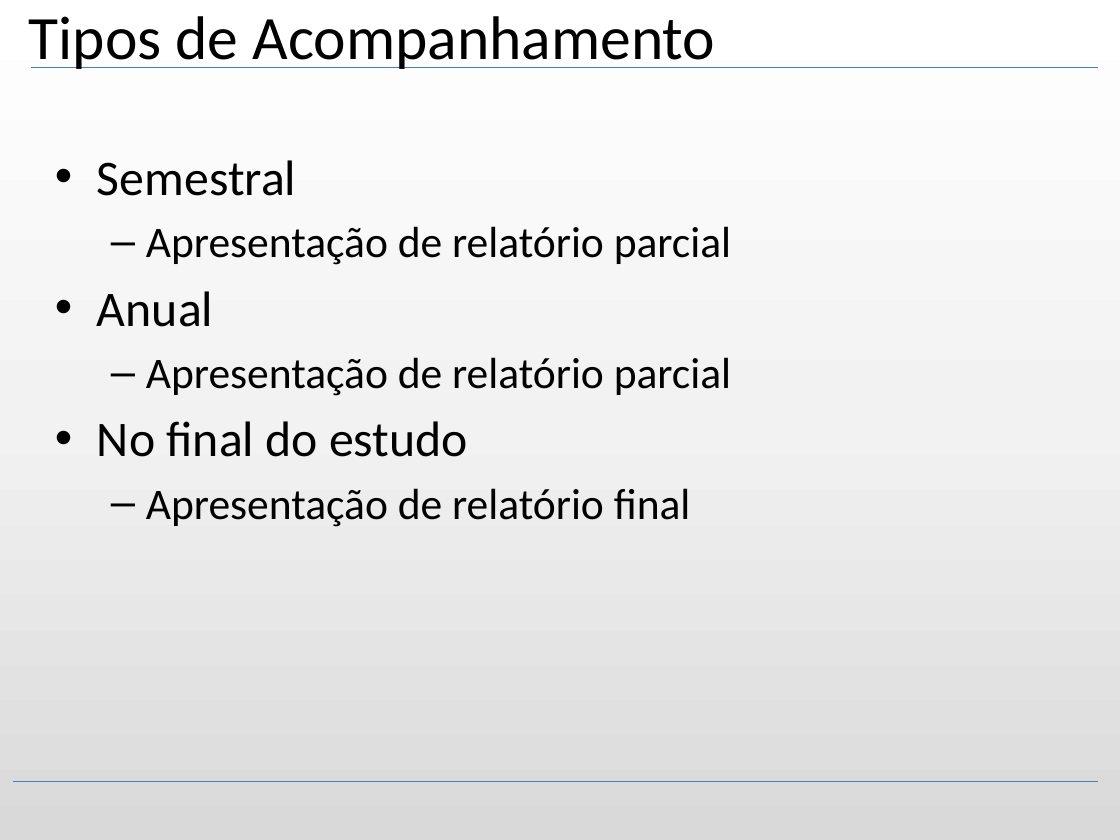
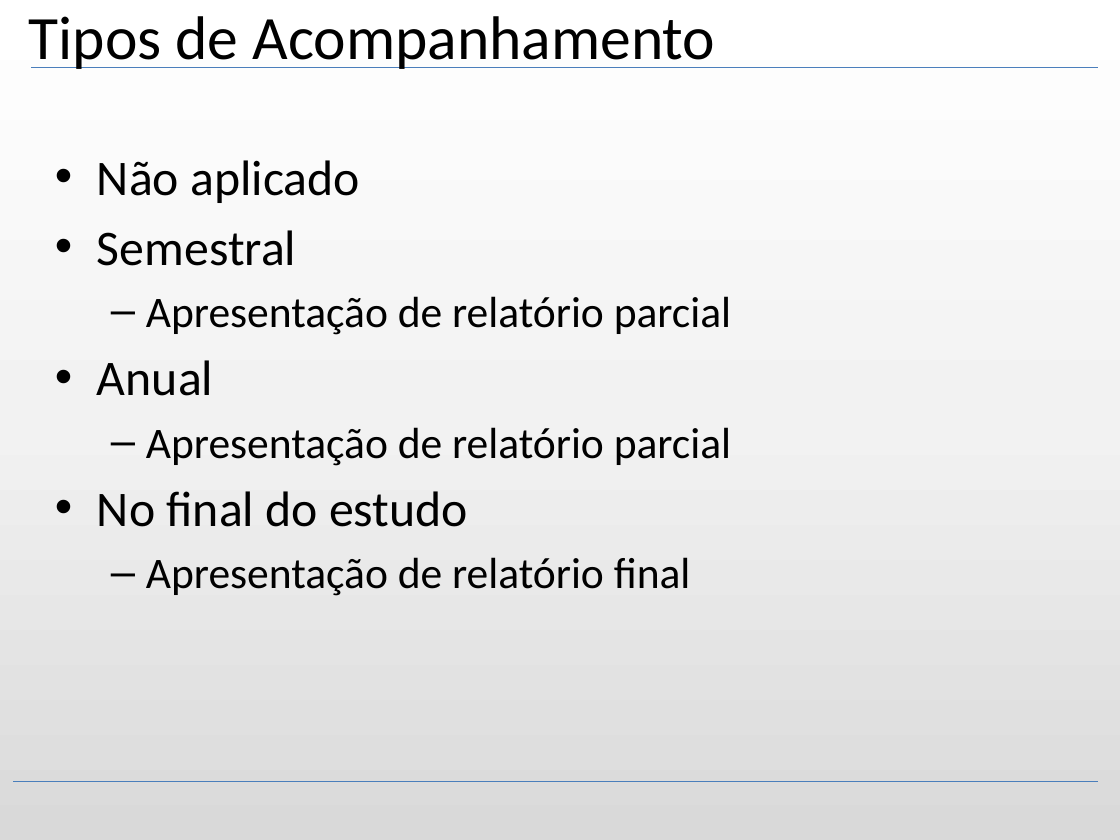
Before and after one commit to bireme/proethos, a slide deck: slide 8 of _documents/presentation/ProEthos - pt_BR - v0.14.52.pptx (slide 10 before the commit). Drawn at 1120x840 pixels with LibreOffice and Linux fonts; fonts in the diff are those of the drawing; background and template pictures are left out. Boxes give left, top, right and bottom in pixels: in the first picture for what was removed or moved away, otherwise in the second. Text is boxed around its words. In the diff, an @@ line names an element or a change of style, - is before the commit and + after.

```diff
--- a/_documents/presentation/ProEthos - pt_BR - v0.14.52.pptx
+++ b/_documents/presentation/ProEthos - pt_BR - v0.14.52.pptx
@@ text at (x1=97, y1=160, x2=360, y2=203): paragraph added @@
+• Não aplicado
```
Also in this commit, not shown: 5 other slides changed, 23 slides added, 2 slides removed, 6 other files.
